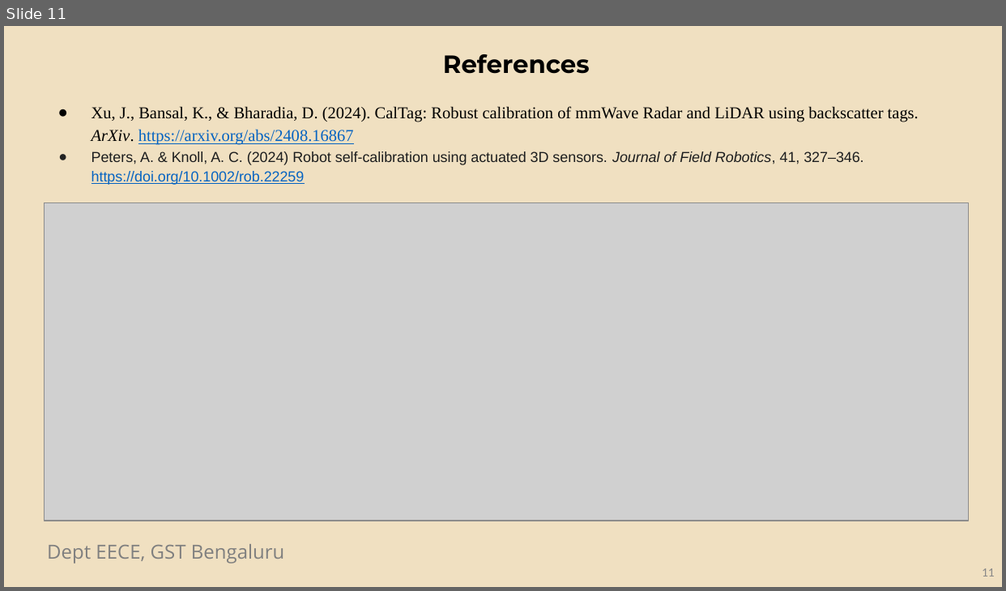
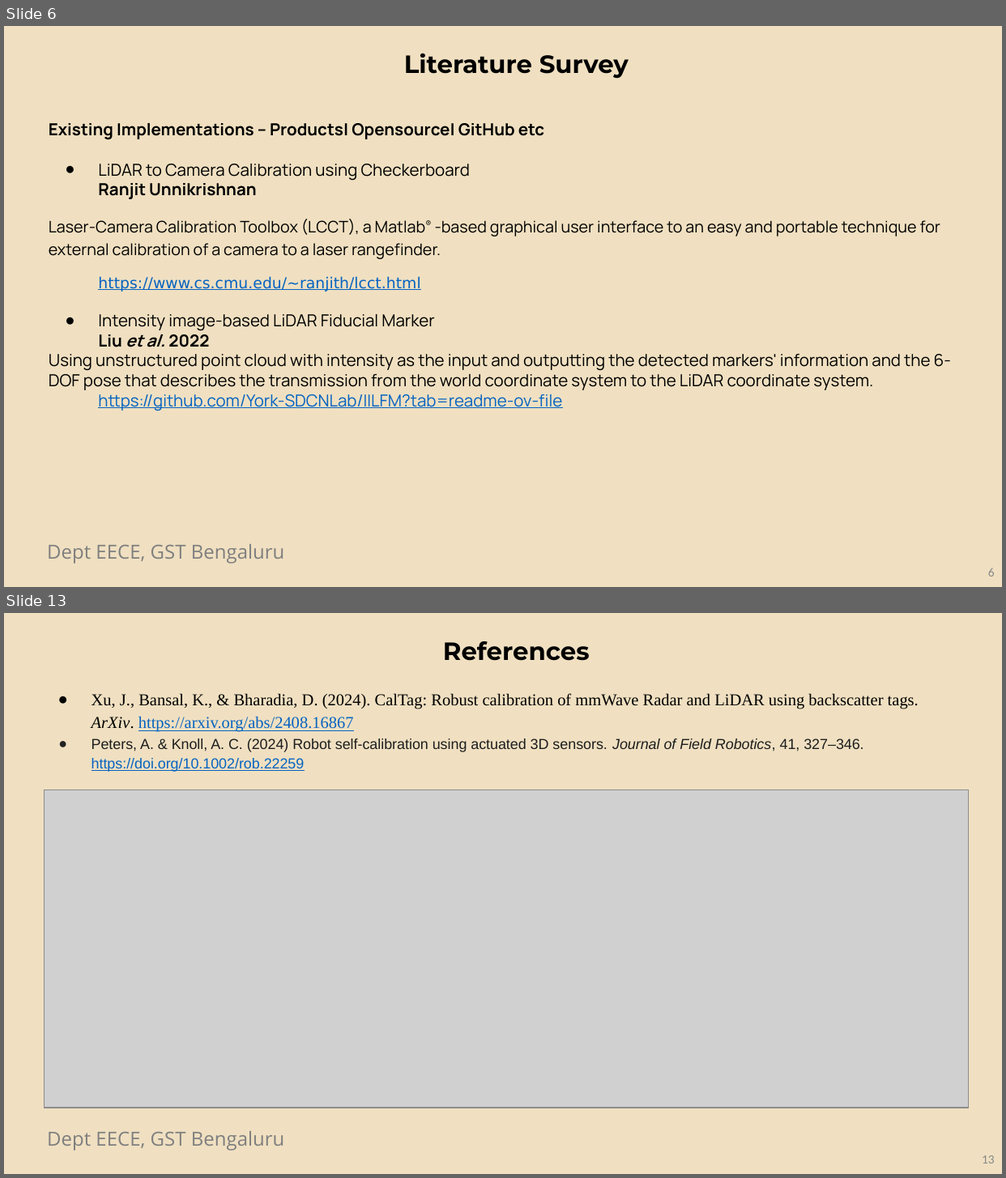
Before and after one commit to Opera5/Capstone, a slide deck: Preview_1.pptx. Shown one above the other, each under a label of ours: slide 11 before the commit, slides 6 and 13 after it; the slides between them are not shown. The pictures are 1006x591 and 1006x1178 pixels, drawn with LibreOffice and Linux fonts; fonts in the diff are those of the drawing; grey boxes stand for pictures; background and template pictures are left out. Boxes give left, top, right and bottom in pixels: in the first picture for what was removed or moved away, otherwise in the second. Text is boxed around its words. In the diff, an @@ line names an element or a change of style, - is before the commit and + after.

```diff
--- a/Preview_1.pptx
+++ b/Preview_1.pptx
@@ slide 6 added at [4,26,1002,587], background #F0E0C1; not listed: 1 template element that a slide beside it also shows @@
@@ text added at [404,53,629,79], 18 pt, text #000000, bold @@
+Literature Survey
@@ text added at [49,123,951,412], 12 pt, text #000000 @@
+Existing Implementations – Products| Opensource| GitHub etc
+● LiDAR to Camera Calibration using Checkerboard
+Ranjit Unnikrishnan
+Laser-Camera Calibration Toolbox (LCCT), a Matlab® -based graphical user interface to an easy and portable technique for external calibration of a camera to a laser rangefinder.
+https://www.cs.cmu.edu/~ranjith/lcct.html
+● Intensity image-based LiDAR Fiducial Marker
+Liu et al. 2022
+Using unstructured point cloud with intensity as the input and outputting the detected markers' information and the 6-DOF pose that describes the transmission from the world coordinate system to the LiDAR coordinate system.
+https://github.com/York-SDCNLab/IILFM?tab=readme-ov-file
@@ page number added at [988,569,995,577], 9 pt, text #888888 @@
+6
@@ what was slide 11 is now slide 13 @@
@@ page number at [982,1156,995,1164]: text changed @@
-11
+13
```
Also in this commit, not shown: 6 slides changed, 3 other slides added, 2 slides removed, 2 other files.
